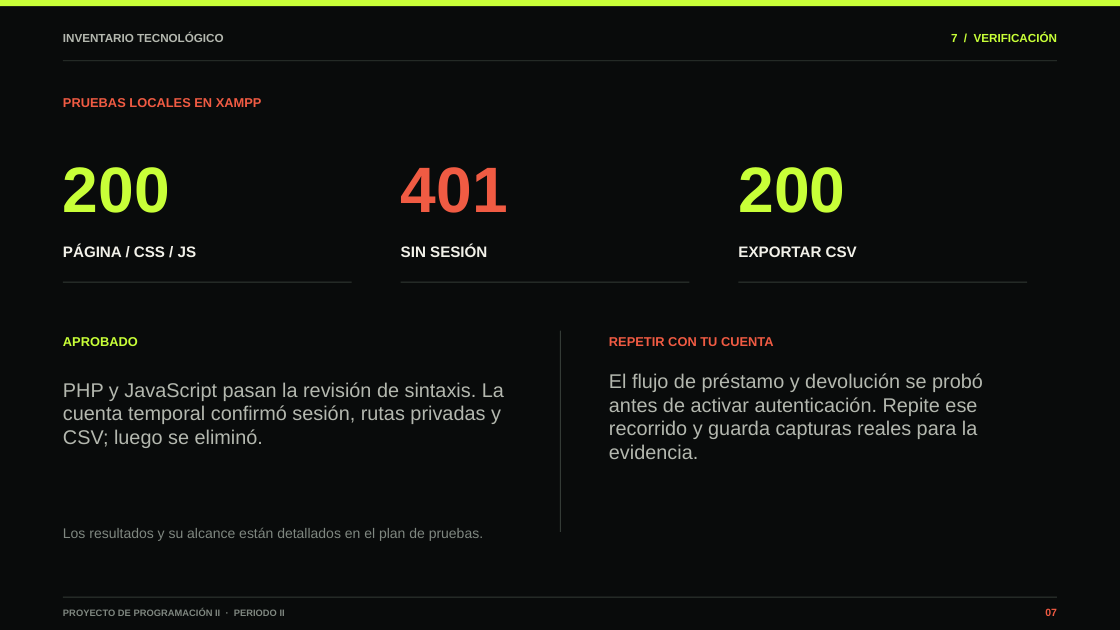
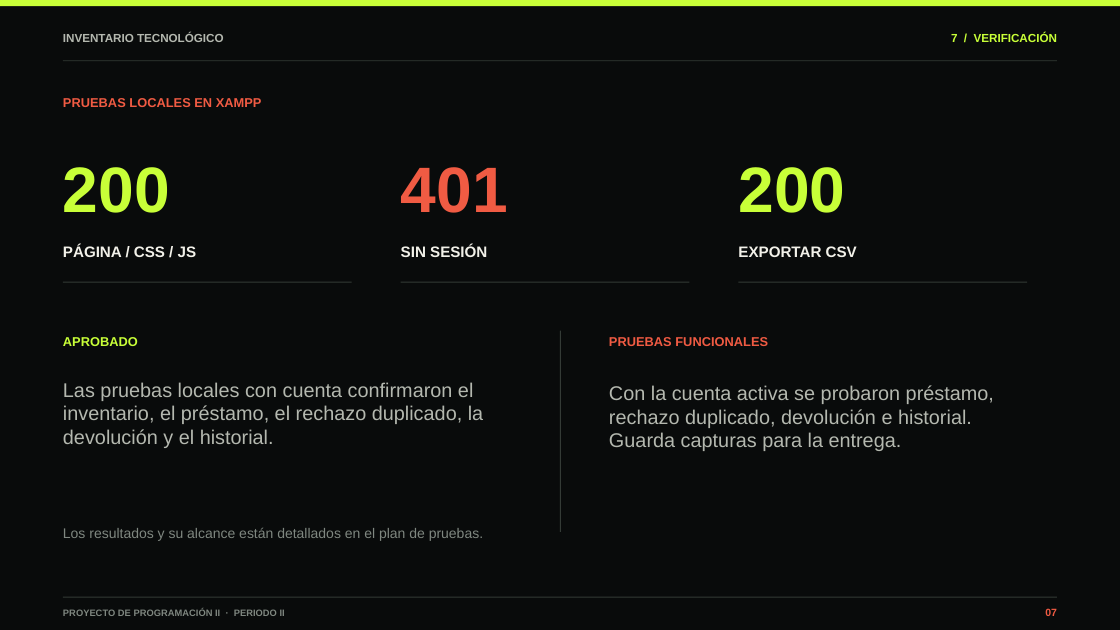
Before and after one commit to EvanSoyYo/inventario-colegio, a slide deck: slide 7 of docs/presentacion-inventario-escolar.pptx. Drawn at 1120x630 pixels with LibreOffice and Linux fonts; fonts in the diff are those of the drawing. Boxes give left, top, right and bottom in pixels: in the first picture for what was removed or moved away, otherwise in the second. Text is boxed around its words. In the diff, an @@ line names an element or a change of style, - is before the commit and + after.

```diff
--- a/docs/presentacion-inventario-escolar.pptx
+++ b/docs/presentacion-inventario-escolar.pptx
@@ text at bbox=[609, 337, 768, 346]: text changed @@
-REPETIR CON TU CUENTA
+PRUEBAS FUNCIONALES
@@ text at bbox=[63, 382, 483, 448]: text changed @@
-PHP y JavaScript pasan la revisión de sintaxis. La cuenta temporal confirmó sesión, rutas privadas y CSV; luego se eliminó.
+Las pruebas locales con cuenta confirmaron el inventario, el préstamo, el rechazo duplicado, la devolución y el historial.
@@ text at bbox=[609, 385, 994, 451]: text changed @@
-El flujo de préstamo y devolución se probó antes de activar autenticación. Repite ese recorrido y guarda capturas reales para la evidencia.
+Con la cuenta activa se probaron préstamo, rechazo duplicado, devolución e historial. Guarda capturas para la entrega.
```
Also in this commit, not shown: 3 other slides changed, 9 other files.
